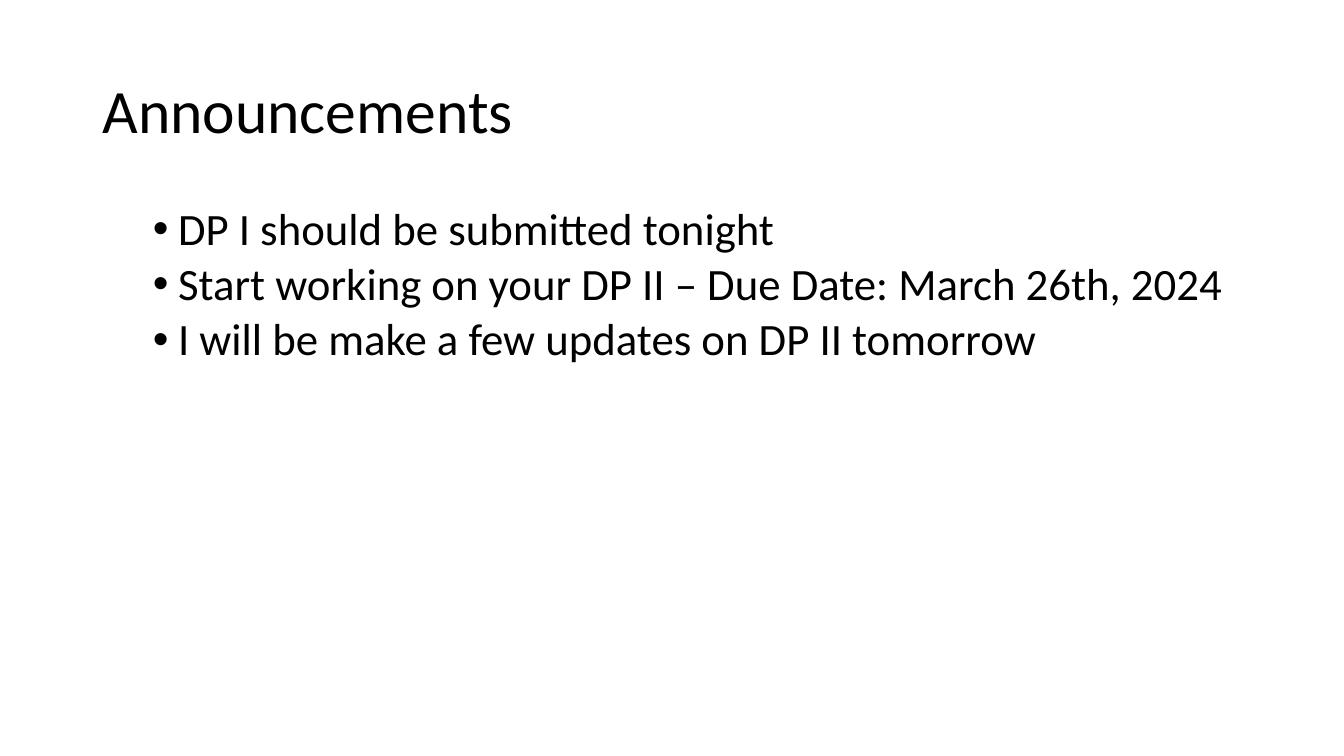
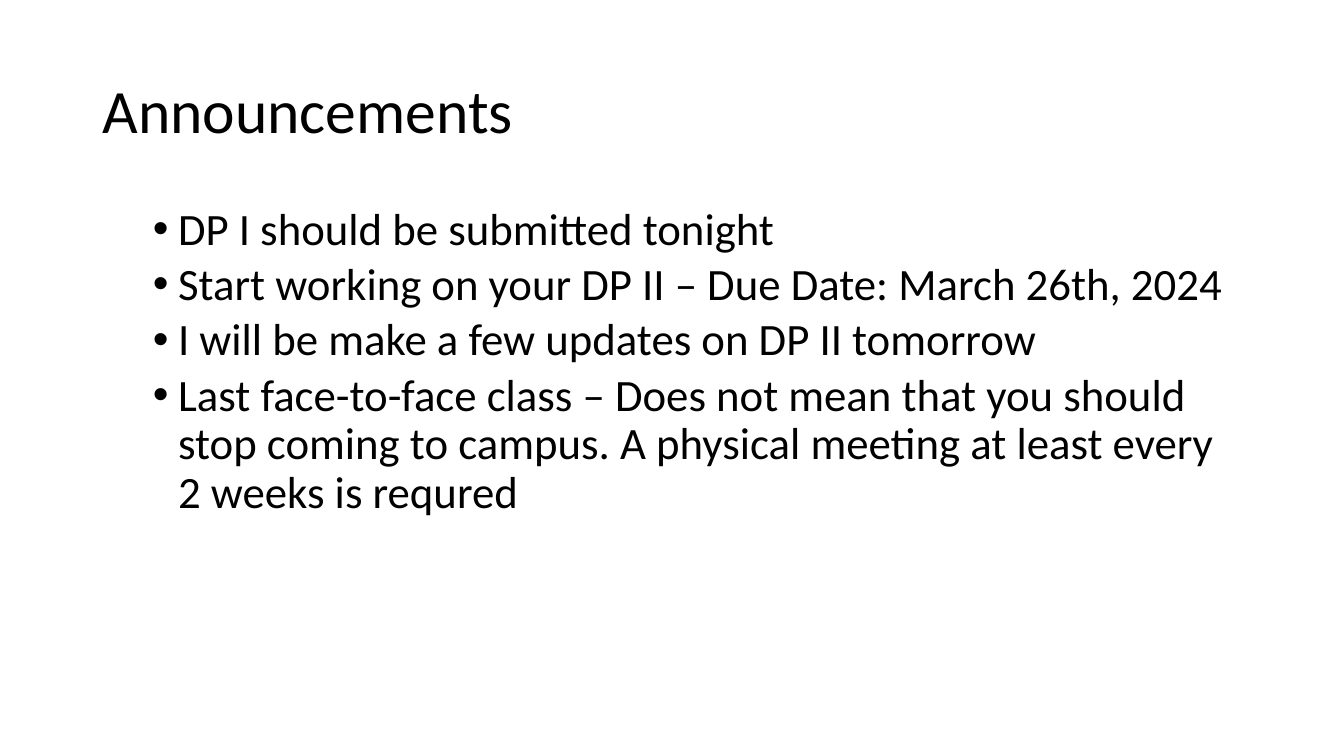
Before and after one commit to johnxu21/johnxu21.github.io, a slide deck: slide 2 of teaching/CS472/Timetable/Survey_Presentation.pptx. Drawn at 1344x756 pixels with LibreOffice and Linux fonts; fonts in the diff are those of the drawing. Boxes give left, top, right and bottom in pixels: in the first picture for what was removed or moved away, otherwise in the second. Text is boxed around its words. In the diff, an @@ line names an element or a change of style, - is before the commit and + after.

Commit message:
Changes in the Timetable

```diff
--- a/teaching/CS472/Timetable/Survey_Presentation.pptx
+++ b/teaching/CS472/Timetable/Survey_Presentation.pptx
@@ text at [178, 380, 1213, 516]: paragraph added @@
+  • Last face-to-face class – Does not mean that you should stop coming to campus. A physical meeting at least every 2 weeks is requred
```
